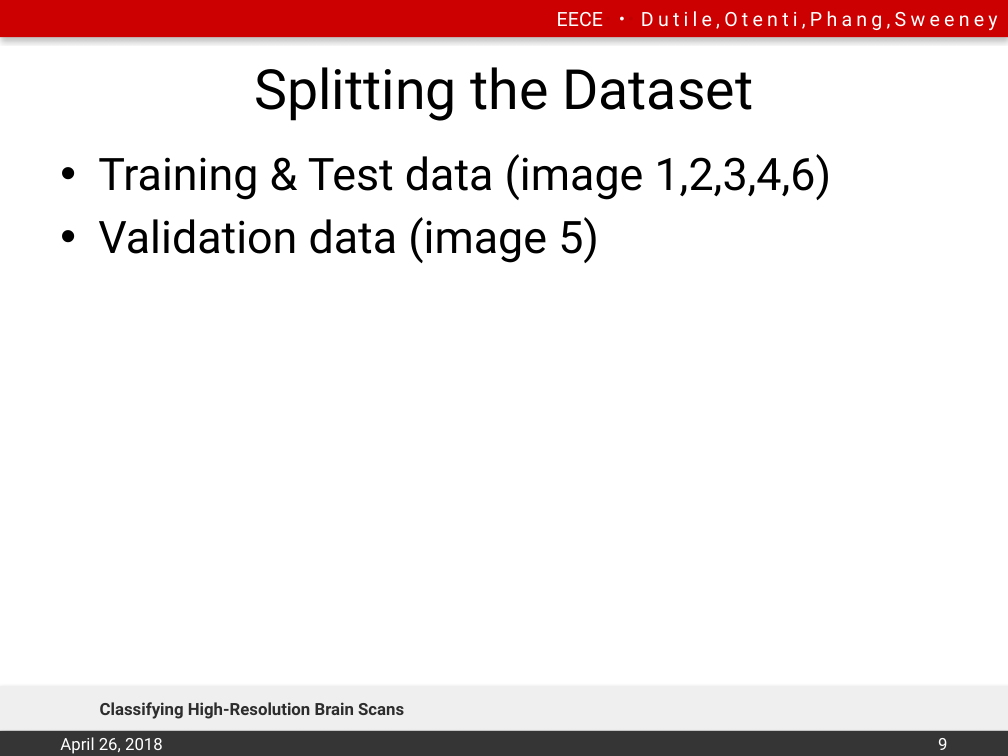
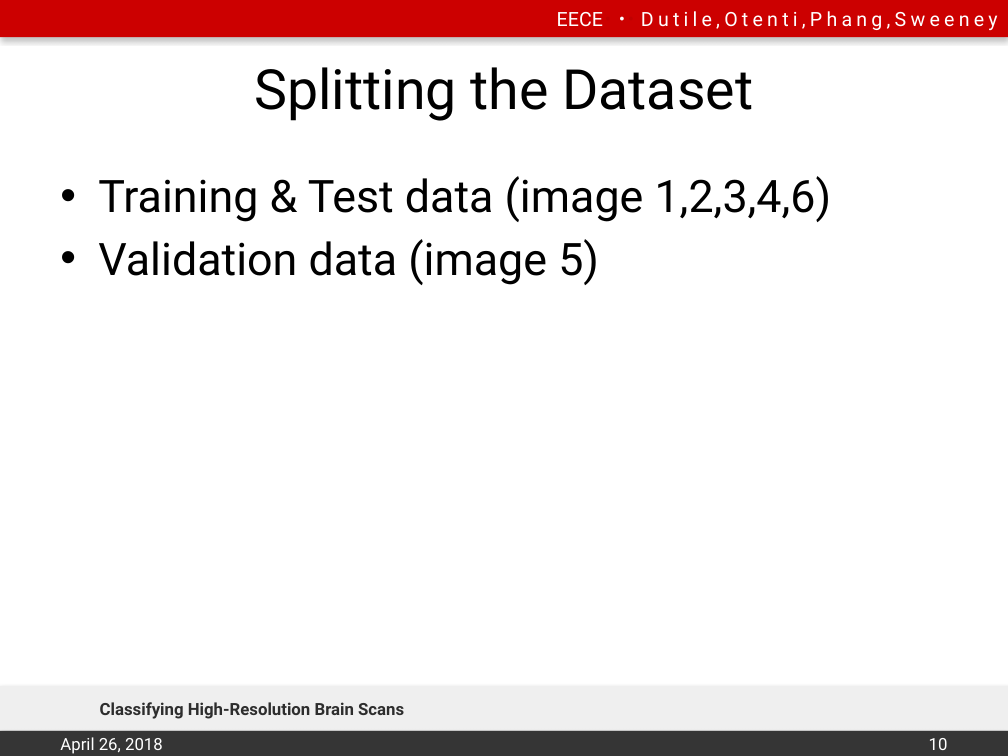
Before and after one commit to emily-jean/ml-brains, a slide deck: slide 10 of presentation/DutileOtentiPhangSweeney.pptx (slide 9 before the commit). Drawn at 1008x756 pixels with LibreOffice and Linux fonts; fonts in the diff are those of the drawing; background and template pictures are left out. Boxes give left, top, right and bottom in pixels: in the first picture for what was removed or moved away, otherwise in the second. Text is boxed around its words. In the diff, an @@ line names an element or a change of style, - is before the commit and + after.

```diff
--- a/presentation/DutileOtentiPhangSweeney.pptx
+++ b/presentation/DutileOtentiPhangSweeney.pptx
@@ text "Training & Test data (image ...": place and size @@
-text "Training & Test data (image ..." at [98,154,832,263]
+text "Training & Test data (image ..." at [98,176,832,285]
@@ page number at [929,738,948,750]: text changed @@
-9
+10
```
Also in this commit, not shown: 6 other slides changed, 2 slides added, 2 other files.
